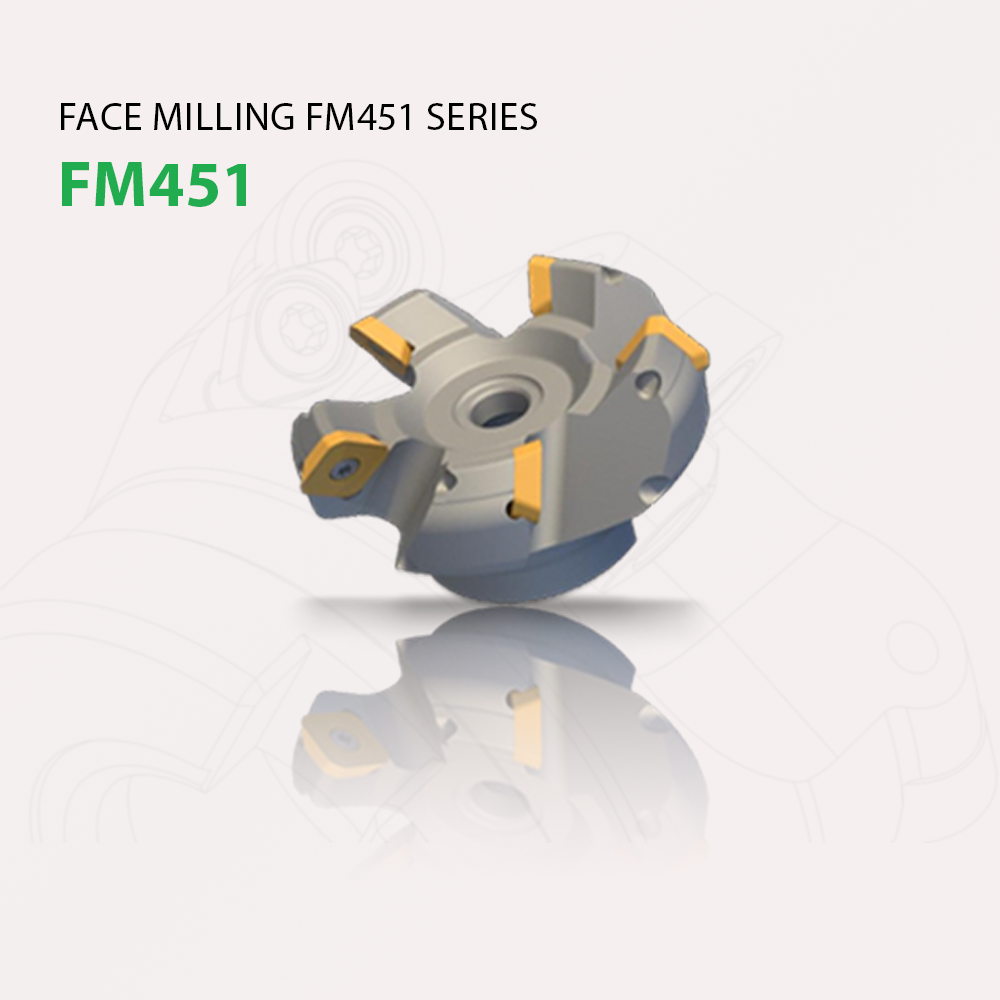
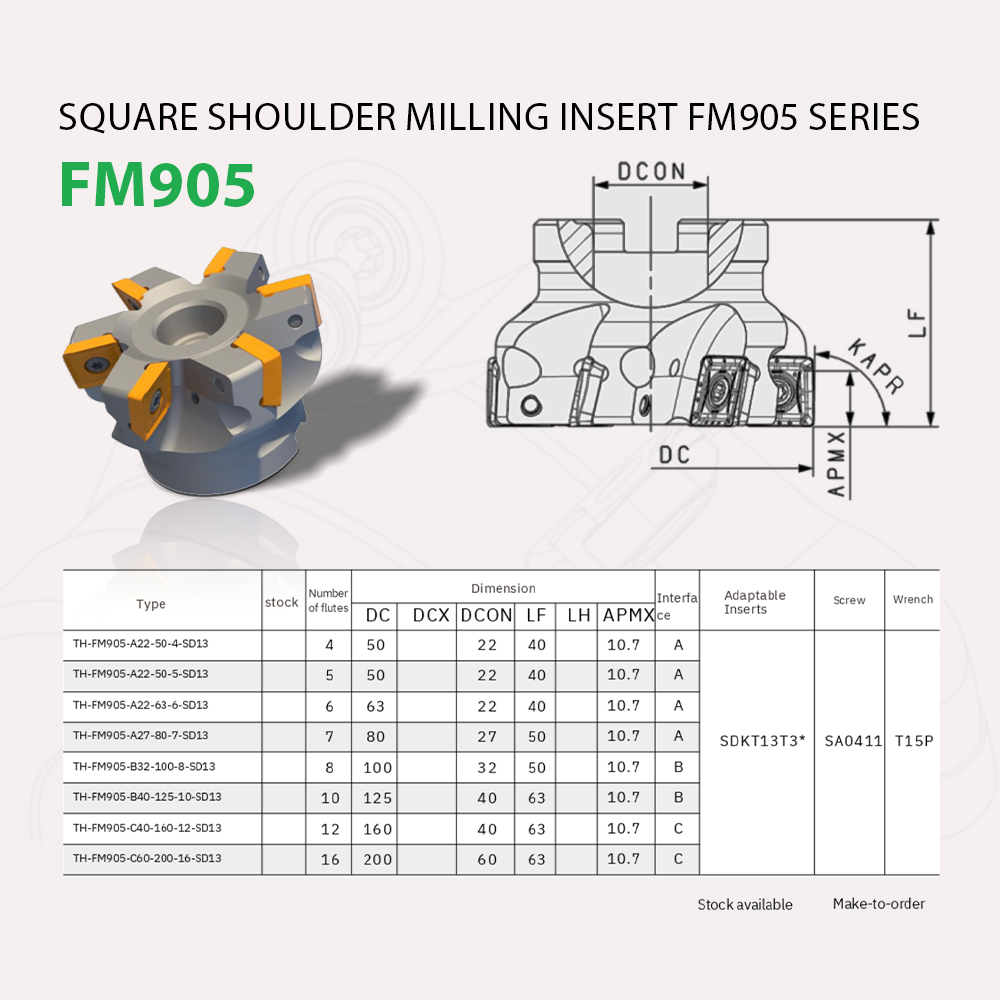
Comparing the layer stacks of the two 1000 x 1000 images. Changes:
removed group "01-sekt12t3-fm451.seo" (29 layers) over <box>61,103,940,910</box>
removed group "holder-anh-san-pham" (3 layers) from group "01-sekt12t3-fm451.seo" over <box>61,103,717,900</box>
added layer "holder copy" (1st of 2) above "Color Fill 1" over <box>62,246,433,628</box>
renamed "holder fm451 copy" to "Color Fill 1", moved it out of group "holder-anh-san-pham", painted on it over <box>284,161,940,900</box>
renamed "Layer 8 copy" to "Layer 2", opacity 50% → 100%, moved it out of group "hinh-dai-dien copy", painted on it, unmasked it over <box>62,504,940,910</box>
renamed "Face milling FM451 series" to "Square shoulder milling insert FM905 series copy", moved it out of group "holder-anh-san-pham", painted on it over <box>59,103,919,134</box>
renamed "FM451 copy 3" to "FM905 copy 3", moved it out of group "holder-anh-san-pham", painted on it over <box>149,163,254,207</box>